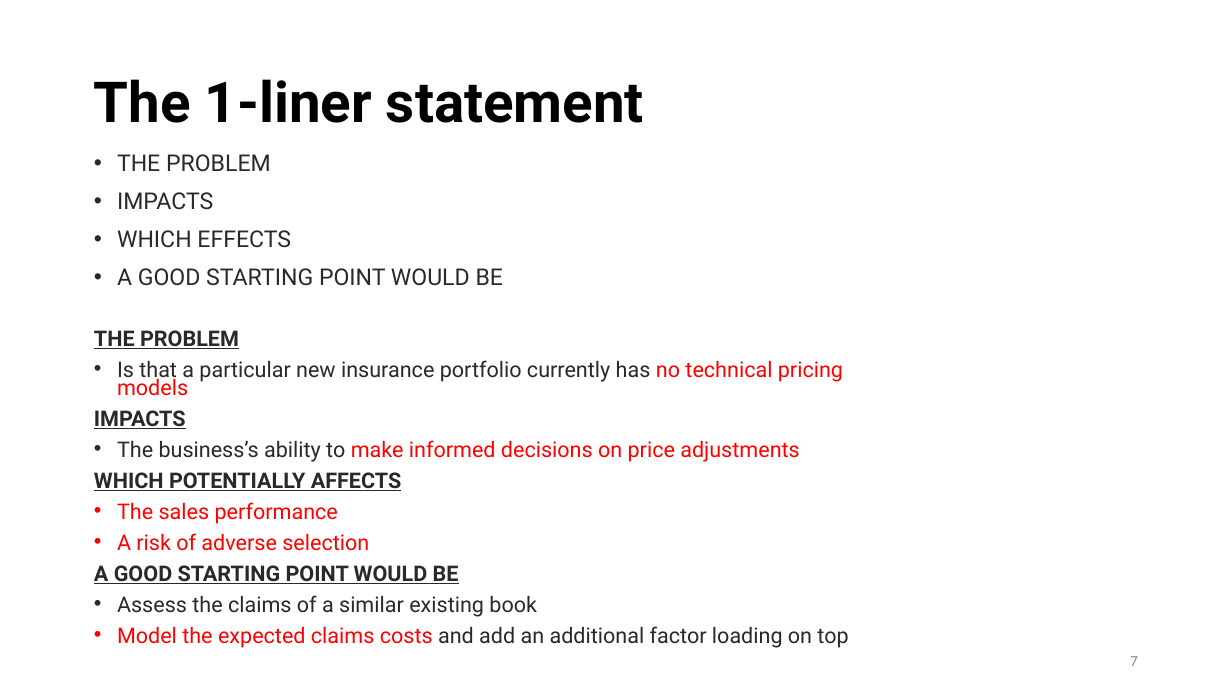
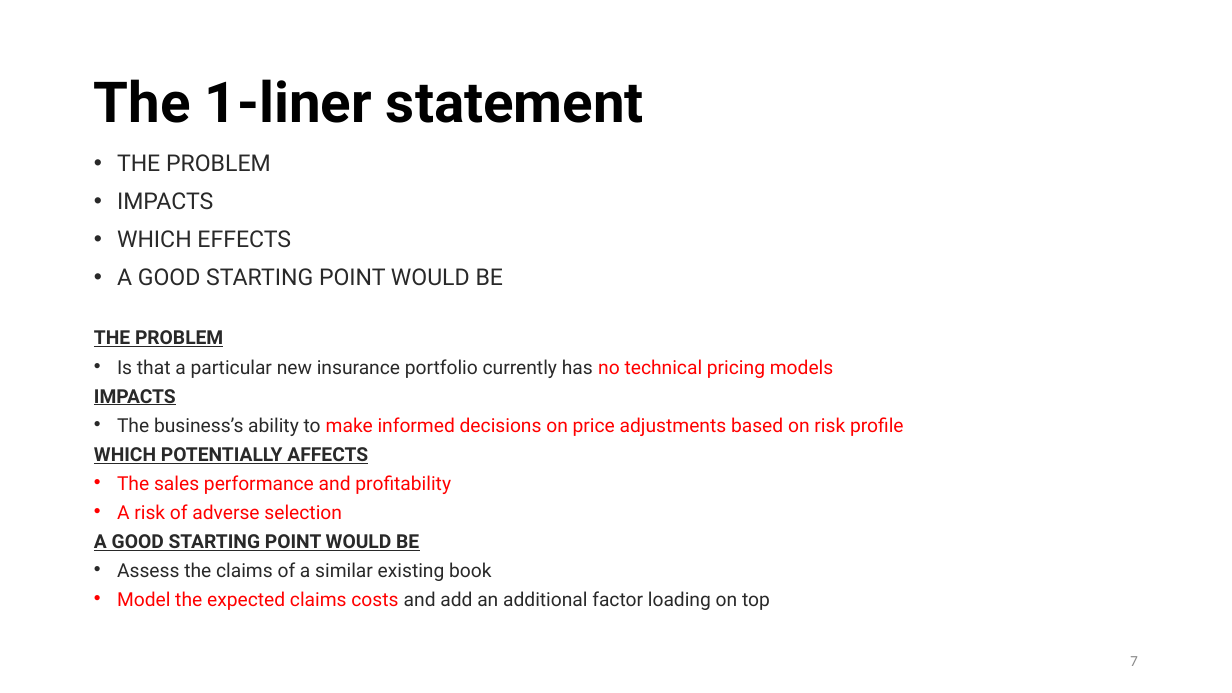
Before and after one commit to jtsw1990/datascience-eda-prezo, a slide deck: slide 7 of Problem Formulation & EDA.pptx. Drawn at 1232x693 pixels with LibreOffice and Linux fonts; fonts in the diff are those of the drawing. Boxes give left, top, right and bottom in pixels: in the first picture for what was removed or moved away, otherwise in the second. Text is boxed around its words. In the diff, an @@ line names an element or a change of style, - is before the commit and + after.

```diff
--- a/Problem Formulation & EDA.pptx
+++ b/Problem Formulation & EDA.pptx
@@ text at box(94, 330, 833, 610): size 16.8 to 15 pt in "THE PROBLEM", "Is that a particular new insurance portfolio ...", "IMPACTS", "WHICH POTENTIALLY AFFECTS" and 4 more places @@
@@ text at box(117, 417, 904, 436): text changed; size 16.8 to 15 pt @@
-• The business’s ability to make informed decisions on price adjustments
+• The business’s ability to make informed decisions on price adjustments based on risk profile
@@ text at box(117, 475, 451, 494): text changed; size 16.8 to 15 pt @@
-• The sales performance
+• The sales performance and profitability
```
Also in this commit, not shown: 2 other slides changed, 3 other files.
